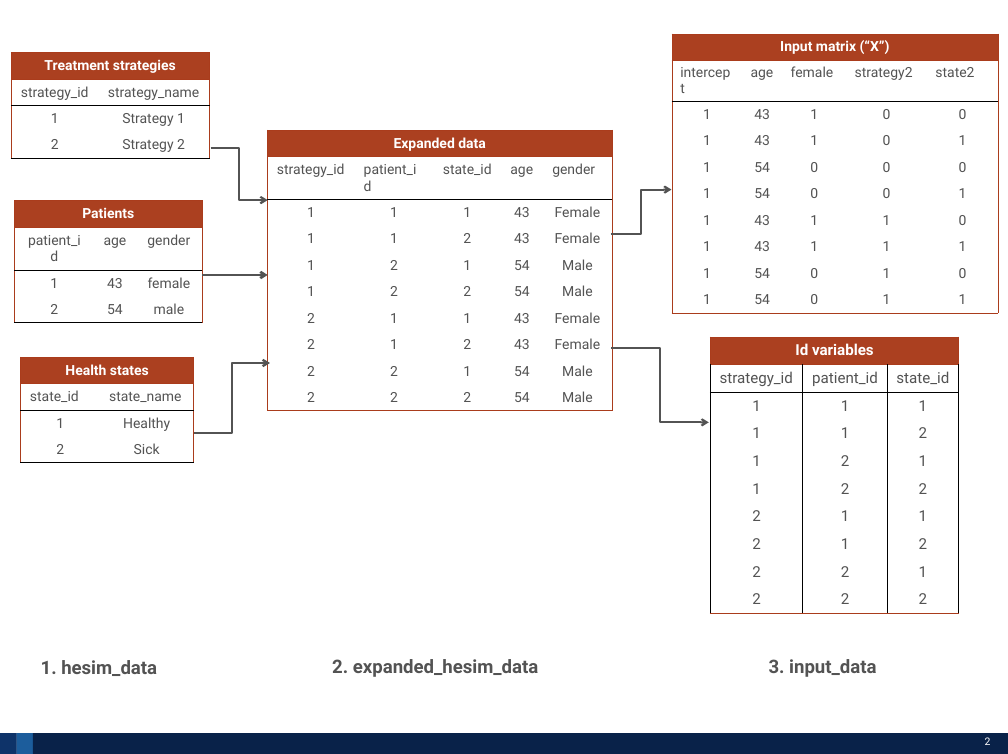
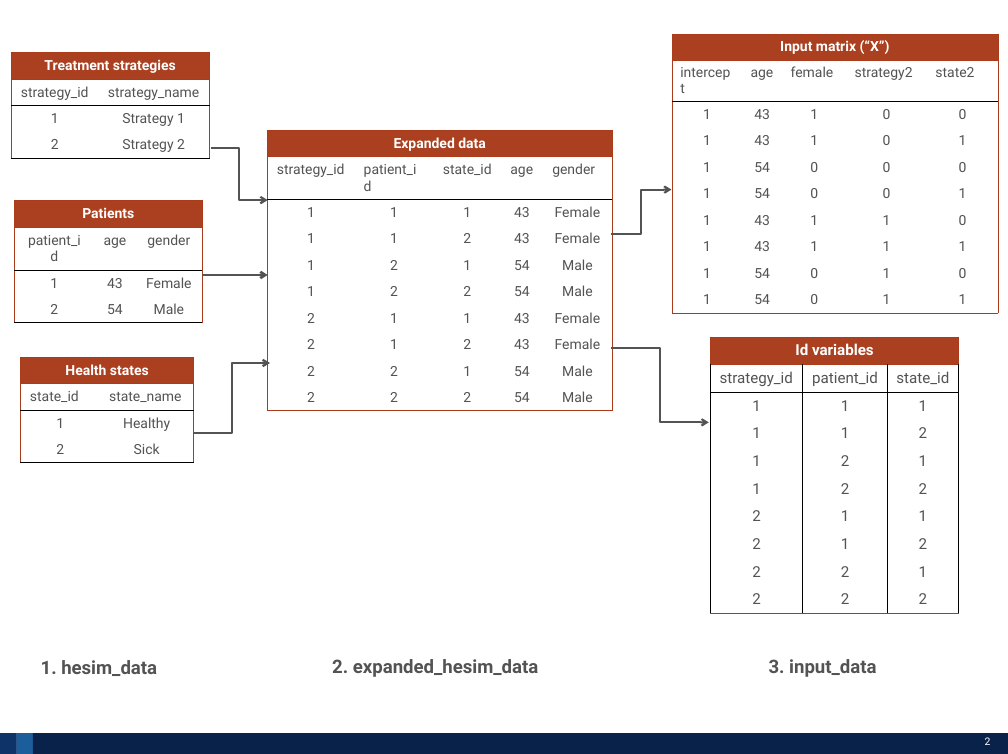
Before and after one commit to hesim-dev/hesim, a slide deck: slide 3 of vignettes/figures.pptx. Drawn at 1008x754 pixels with LibreOffice and Linux fonts; fonts in the diff are those of the drawing. Boxes give left, top, right and bottom in pixels: in the first picture for what was removed or moved away, otherwise in the second. Text is boxed around its words. In the diff, an @@ line names an element or a change of style, - is before the commit and + after.

```diff
--- a/vignettes/figures.pptx
+++ b/vignettes/figures.pptx
@@ table at (x1=15, y1=201, x2=202, y2=318) @@
-row 3, column 3: female
+row 3, column 3: Female
-row 4, column 3: male
+row 4, column 3: Male
```
Also in this commit, not shown: 7 other files.
